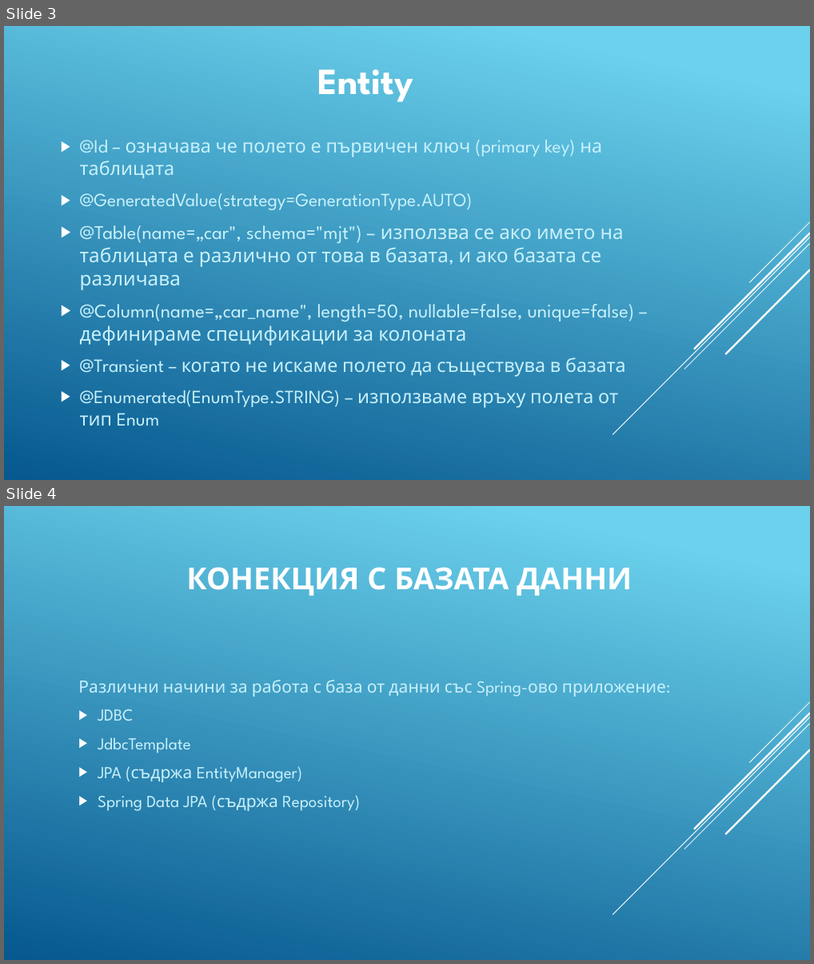
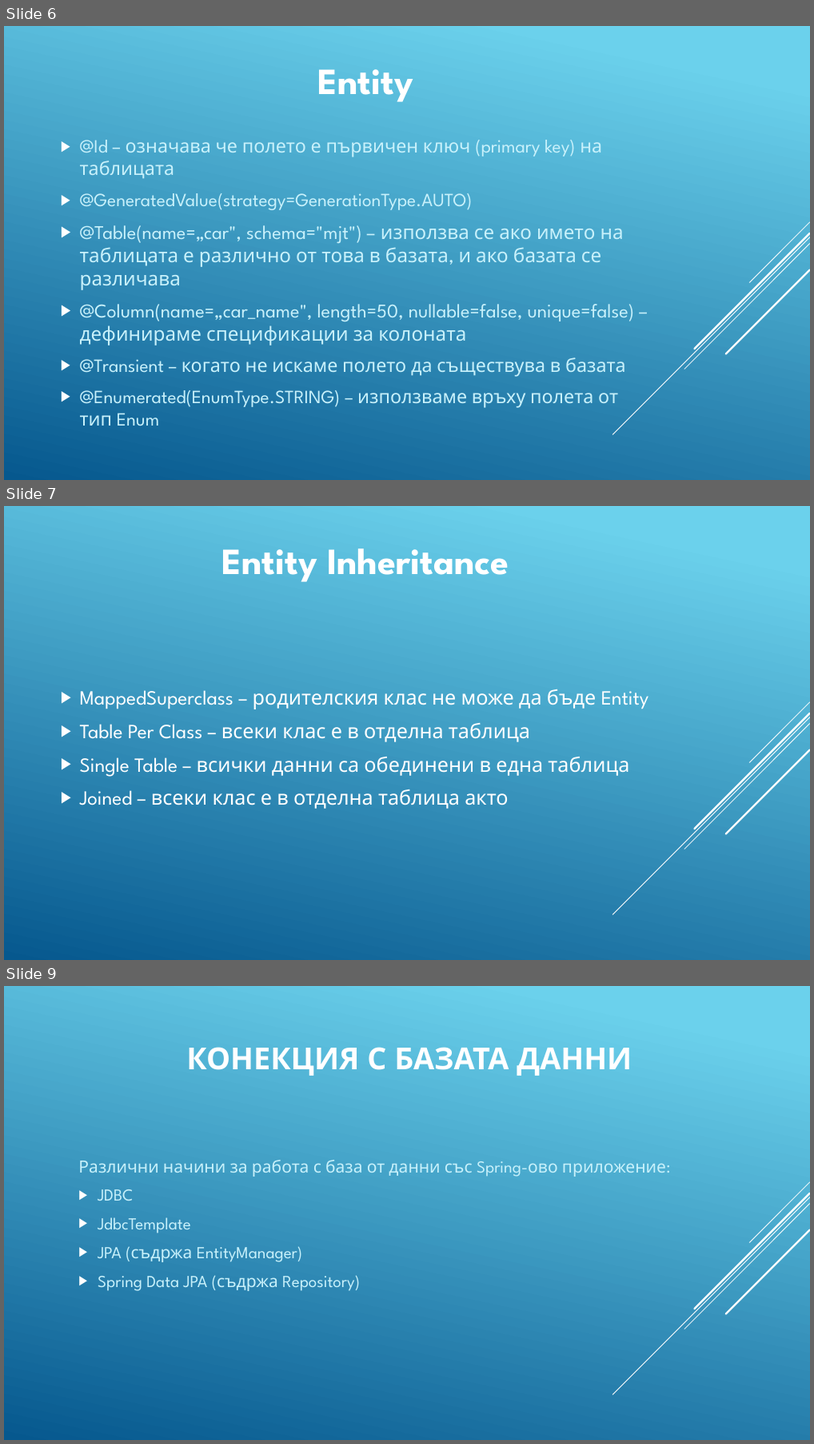
Before and after one commit to nikolar21/modern-java-technologies, a slide deck: PropertiesFile-CRUD.pptx. Shown one above the other, each under a label of ours: slides 3 and 4 before the commit, slides 6, 7 and 9 after it; the slides between them are not shown. The pictures are 814x964 and 814x1444 pixels, drawn with LibreOffice and Linux fonts; fonts in the diff are those of the drawing. Boxes give left, top, right and bottom in pixels: in the first picture for what was removed or moved away, otherwise in the second. Text is boxed around its words. In the diff, an @@ line names an element or a change of style, - is before the commit and + after.

```diff
--- a/PropertiesFile-CRUD.pptx
+++ b/PropertiesFile-CRUD.pptx
@@ slide 7 added at box(4, 506, 810, 960), background gradient #6ED2EB to #06588E; not listed: 5 template elements that a slide beside it also shows @@
@@ text added at box(222, 548, 509, 582), 44 pt, text #FFFFFF, bold @@
+Entity Inheritance
@@ text added at box(80, 689, 650, 808), 24 pt, text #FFFFFF @@
+▶ MappedSuperclass – родителския клас не може да бъде Entity
+▶ Table Per Class – всеки клас е в отделна таблица
+▶ Single Table – всички данни са обединени в една таблица
+▶ Joined – всеки клас е в отделна таблица акто
@@ what was slide 3 is now slide 6 @@
@@ what was slide 4 is now slide 9 @@
```
Also in this commit, not shown: 4 other slides added, 2 other files.
